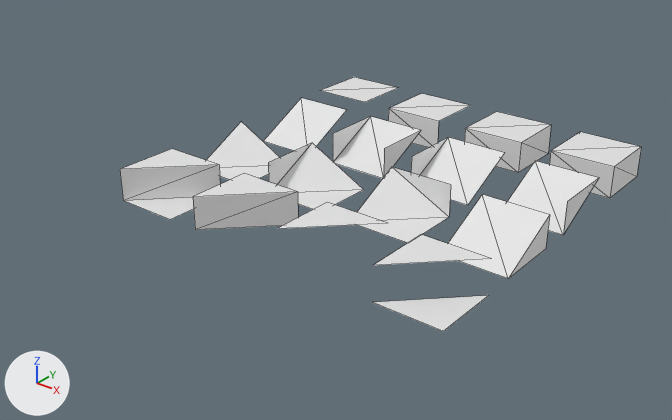
Two versions of the glTF model landmark_zones/mesh_libraries/simple/MeshLibrarySimple.glb, one commit apart.
Before and after are seen from a 50 mm lens placed at (7.09, -11.67, 5.3), pointed at (-0.42, -2.29, -0.51). The axes (+X, +Y, +Z) are drawn at lower left. The lights are the same throughout. The older version comes first. Mesh edges are drawn as thin lines.

The first picture shows 'DropCorner', 'DropDiag', 'DropSalient', 'NavWallDiag', 'RampDiagLEdge', 'RampDiagREdge', 'RampSalient', 'RampStraight', 'RampStraightLEdge', 'RampStraightLREdge', 'RampStraightREdge', 'WallCorner' and 4 more.
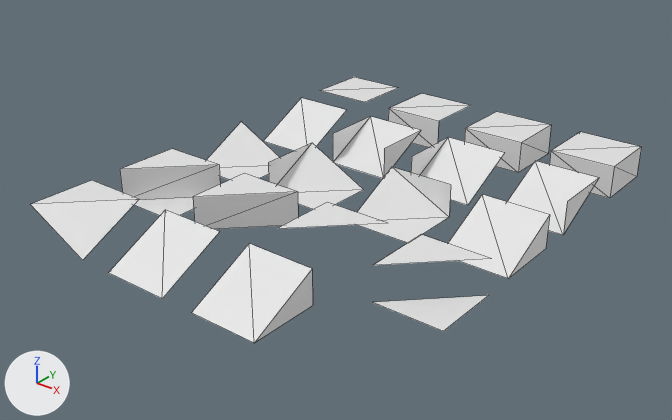
Edits to the bpy script that builds the scene:
```text
Add mat_material_019:
    mat_material_019 = principled_material('Material.019')
    mat_material_019.base_color = (0.8, 0.8, 0.8)  # white #e7e7e7
Add mat_material_018:
    mat_material_018 = principled_material('Material.018')
    mat_material_018.base_color = (0.8, 0.8, 0.8)  # white #e7e7e7
Add mat_material_017:
    mat_material_017 = principled_material('Material.017')
    mat_material_017.base_color = (0.8, 0.8, 0.8)  # white #e7e7e7
Add me_cube_019:
    me_cube_019.from_pydata([(0.5, 0.5, 0.5), (0.5, 0.5, 0.0), (0.5, -0.5, 0.0), (-0.5, 0.5, 0.5), (-0.5, -0.5, 0.0)], [], [(0, 1, 2), (2, 4, 3), (2, 3, 0)])
    me_cube_019.materials.append(mat_material_019)  # white #e7e7e7
Add me_cube_018:
    me_cube_018.from_pydata([(0.5, 0.5, 0.5), (0.5, -0.5, 0.0), (-0.5, 0.5, 0.5), (-0.5, 0.5, 0.0), (-0.5, -0.5, 0.0)], [], [(3, 2, 4), (1, 4, 2), (1, 2, 0)])
    me_cube_018.materials.append(mat_material_018)  # white #e7e7e7
Add me_cube_017:
    me_cube_017.from_pydata([(0.5, 0.5, 0.5), (0.5, -0.5, 0.0), (-0.5, 0.5, 0.5), (-0.5, -0.5, 0.5)], [], [(0, 3, 2), (0, 3, 1)])
    me_cube_017.materials.append(mat_material_017)  # white #e7e7e7
Add ob_rampsalientr:
    ob_rampsalientr = bpy.data.objects.new('RampSalientR', me_cube_019)
    ob_rampsalientr.location = (0.5, -5.0, -0.5)
Add ob_rampsalientl:
    ob_rampsalientl = bpy.data.objects.new('RampSalientL', me_cube_018)
    ob_rampsalientl.location = (-1.0, -5.0, -0.5)
Add ob_rampinset:
    ob_rampinset = bpy.data.objects.new('RampInset', me_cube_017)
    ob_rampinset.location = (-2.52, -5.0, -0.5)
```

Where the change shows, as pixel boxes (x1, y1, x2, y2) in the pictures (672 x 420 px):
'RampSalientR', added: after (192, 244, 313, 343)
'RampSalientL', added: after (109, 210, 220, 299)
'RampInset', added: after (31, 180, 139, 260)
